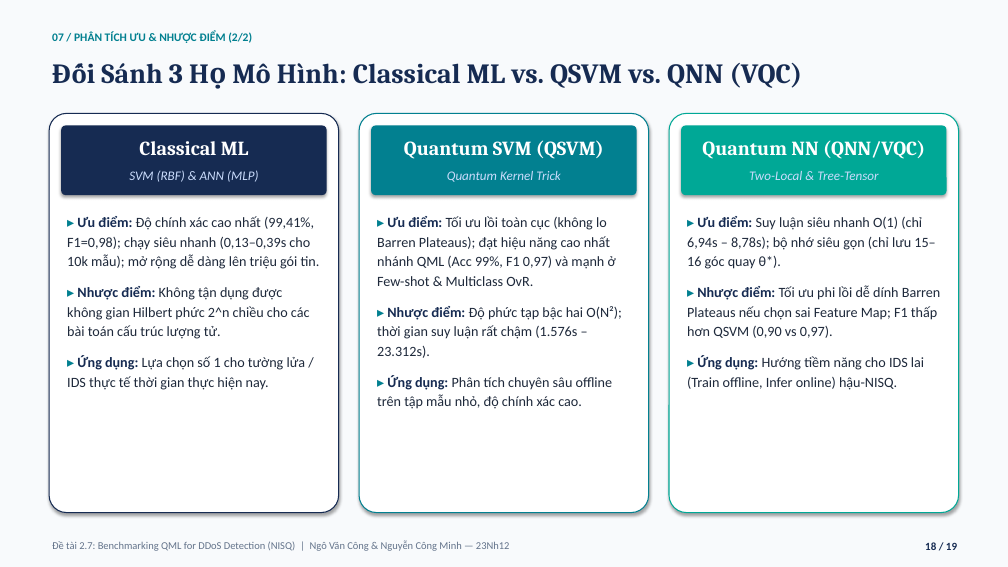
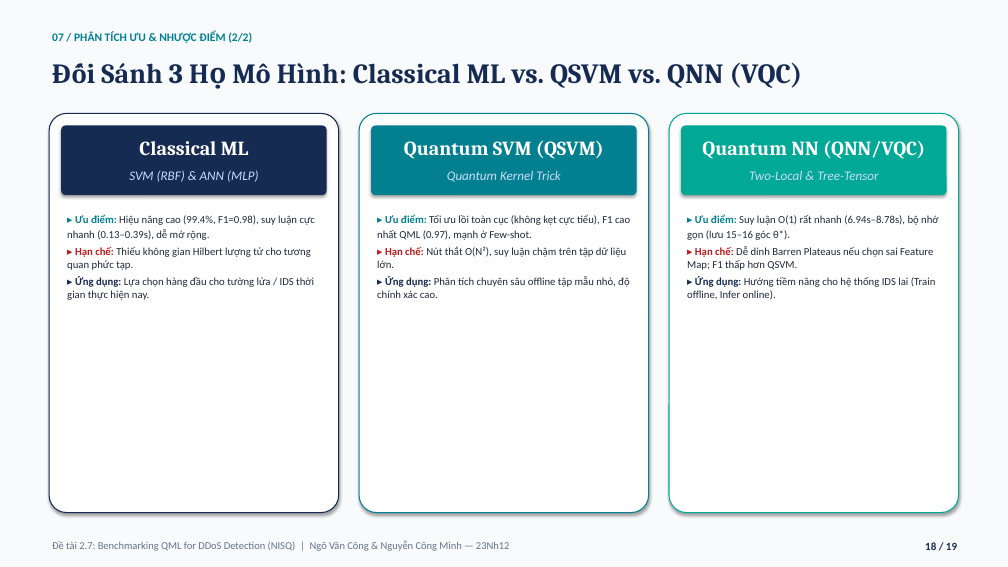
Before and after one commit to vcongggggg/qml-ddos, a slide deck: slide 18 of SLIDE_BAO_CAO_CUOI_KY_MHMM_DeTai_2_7_QML_DDoS_Cong_Minh.pptx. Drawn at 1008x567 pixels with LibreOffice and Linux fonts; fonts in the diff are those of the drawing. Boxes give left, top, right and bottom in pixels: in the first picture for what was removed or moved away, otherwise in the second. Text is boxed around its words. In the diff, an @@ line names an element or a change of style, - is before the commit and + after.

```diff
--- a/SLIDE_BAO_CAO_CUOI_KY_MHMM_DeTai_2_7_QML_DDoS_Cong_Minh.pptx
+++ b/SLIDE_BAO_CAO_CUOI_KY_MHMM_DeTai_2_7_QML_DDoS_Cong_Minh.pptx
@@ text at [67,214,315,300]: text changed; size 13.5 to 10.2 pt @@
-▸ Ưu điểm: Độ chính xác cao nhất (99,41%, F1=0,98); chạy siêu nhanh (0,13–0,39s cho 10k mẫu); mở rộng dễ dàng lên triệu gói tin.
-▸ Nhược điểm: Không tận dụng được không gian Hilbert phức 2^n chiều cho các bài toán cấu trúc lượng tử.
-▸ Ứng dụng: Lựa chọn số 1 cho tường lửa / IDS thực tế thời gian thực hiện nay.
+▸ Ưu điểm: Hiệu năng cao (99.4%, F1=0.98), suy luận cực nhanh (0.13–0.39s), dễ mở rộng.
+▸ Hạn chế: Thiếu không gian Hilbert lượng tử cho tương quan phức tạp.
+▸ Ứng dụng: Lựa chọn hàng đầu cho tường lửa / IDS thời gian thực hiện nay.
@@ text at [377,214,630,298]: text changed; size 13.5 to 10.2 pt @@
-▸ Ưu điểm: Tối ưu lồi toàn cục (không lo Barren Plateaus); đạt hiệu năng cao nhất nhánh QML (Acc 99%, F1 0,97) và mạnh ở Few-shot & Multiclass OvR.
-▸ Nhược điểm: Độ phức tạp bậc hai O(N²); thời gian suy luận rất chậm (1.576s – 23.312s).
-▸ Ứng dụng: Phân tích chuyên sâu offline trên tập mẫu nhỏ, độ chính xác cao.
+▸ Ưu điểm: Tối ưu lồi toàn cục (không kẹt cực tiểu), F1 cao nhất QML (0.97), mạnh ở Few-shot.
+▸ Hạn chế: Nút thắt O(N²), suy luận chậm trên tập dữ liệu lớn.
+▸ Ứng dụng: Phân tích chuyên sâu offline tập mẫu nhỏ, độ chính xác cao.
@@ text at [687,214,938,300]: text changed; size 13.5 to 10.2 pt @@
-▸ Ưu điểm: Suy luận siêu nhanh O(1) (chỉ 6,94s – 8,78s); bộ nhớ siêu gọn (chỉ lưu 15–16 góc quay θ*).
-▸ Nhược điểm: Tối ưu phi lồi dễ dính Barren Plateaus nếu chọn sai Feature Map; F1 thấp hơn QSVM (0,90 vs 0,97).
-▸ Ứng dụng: Hướng tiềm năng cho IDS lai (Train offline, Infer online) hậu-NISQ.
+▸ Ưu điểm: Suy luận O(1) rất nhanh (6.94s–8.78s), bộ nhớ gọn (lưu 15–16 góc θ*).
+▸ Hạn chế: Dễ dính Barren Plateaus nếu chọn sai Feature Map; F1 thấp hơn QSVM.
+▸ Ứng dụng: Hướng tiềm năng cho hệ thống IDS lai (Train offline, Infer online).
```
Also in this commit, not shown: 7 other slides changed, 3 other files.
